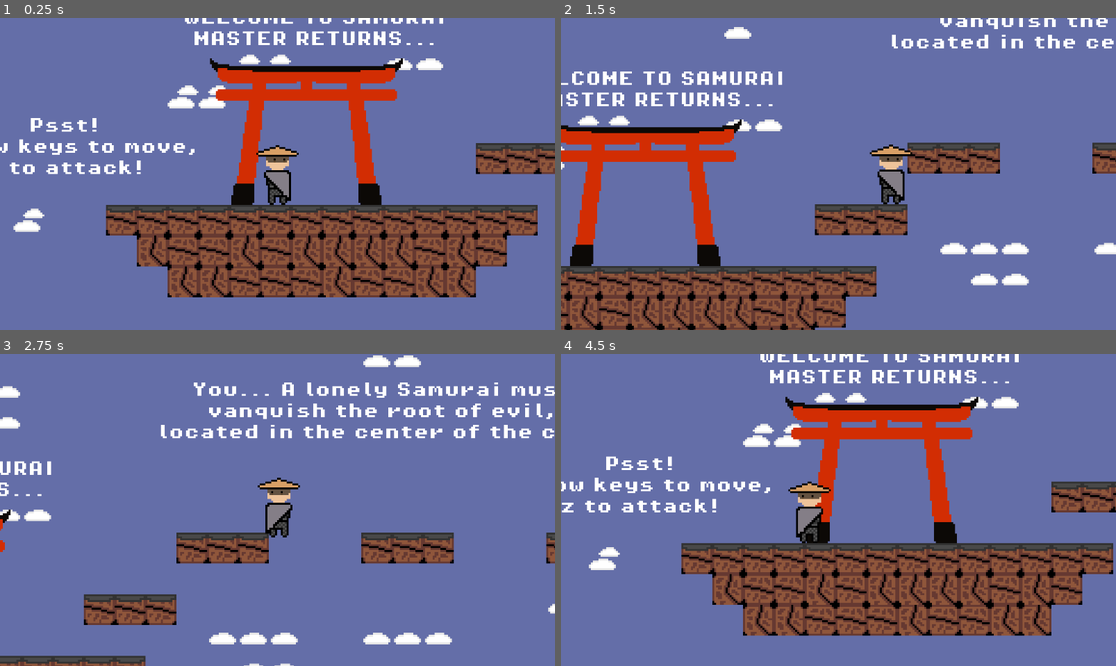
Above: before the commit, frames 1-4 (two rows, left to right).
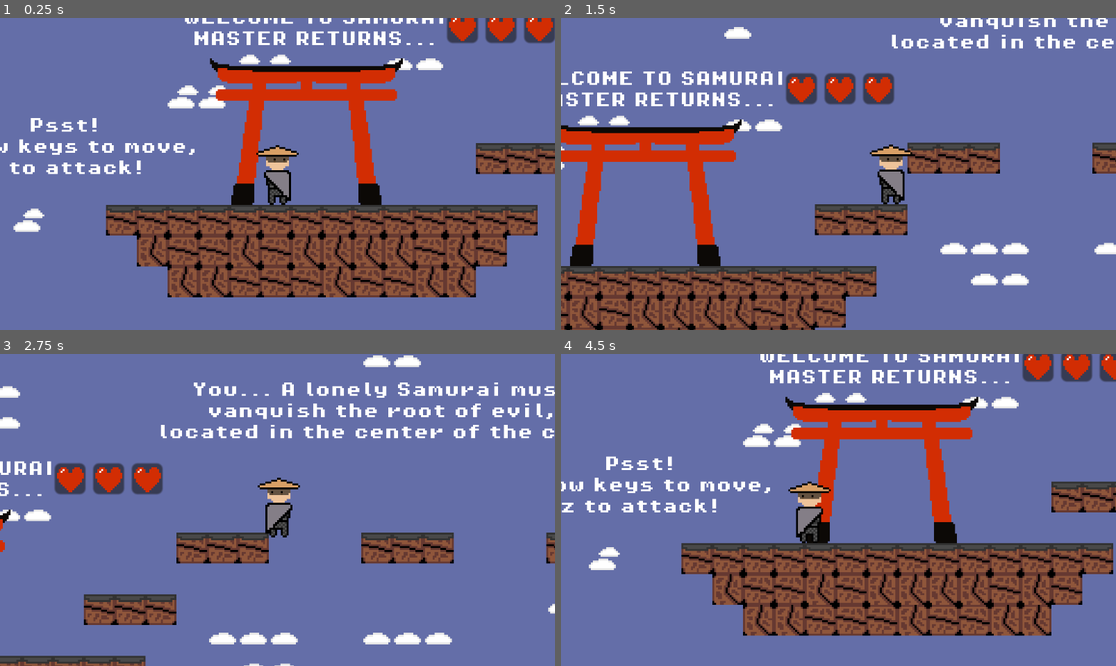
Above: after the commit, the same moments.

Repository: yeetboi-1010/Samurai-Master-Returns
Game: Godot game, scene res://scenes/game.tscn
Two runs of this game, one before a commit and one after it. Both use one fixed random seed, a clock stepped at 60 frames per second and the inputs below.
Inputs:
- Up to frame 1 (0.25 s): no input
- Up to frame 2 (1.5 s): tap Enter at 0.5 s; hold Right (move_right) from 0.53 s (still down); tap Space (jump) at 0.77 s
- Up to frame 3 (2.75 s): tap Space (jump) at 1.52 s; release Right (move_right) at 2.03 s; hold Left (move_left) from 2.03 s (still down)
- Up to frame 4 (4.5 s): release Left (move_left) at 2.78 s; hold Right (move_right) 2.78-4.28 s; tap Space (jump) at 3.02, 3.77 s; hold Left (move_left) from 4.28 s (still down)

The runs differ from the first frame. In frame 1, 1.4% of the frame differs, in the area x 80-100%, y 0-9%; in frame 2, 1.7%, in the area x 40-61%, y 17-28%; in frame 3, 1.7%; in frame 4, 1.3%.

Commit message:
HP finally works!
Just gotta set up hearts to display HP info now....

Diff:
--- a/project.godot
+++ b/project.godot
@@ -14,6 +14,10 @@
 run/main_scene="uid://uijj54p5k7ui"
 config/features=PackedStringArray("4.4", "Forward Plus")
 config/icon="res://icon.svg"
+
+[autoload]
+
+Global="*res://scripts/global.gd"
 
 [editor_plugins]
 
--- a/scenes/game.tscn
+++ b/scenes/game.tscn
@@ -1,10 +1,11 @@
-[gd_scene load_steps=10 format=3 uid="uid://uijj54p5k7ui"]
+[gd_scene load_steps=11 format=3 uid="uid://uijj54p5k7ui"]
 
 [ext_resource type="PackedScene" uid="uid://c76w3c7c1v8wn" path="res://scenes/player.tscn" id="1_uwrxv"]
 [ext_resource type="Texture2D" uid="uid://b4jm0kqowav6d" path="res://assets/sprites/ToriiGate.png" id="2_lnu2h"]
 [ext_resource type="Texture2D" uid="uid://c3jkpwyeeek0n" path="res://assets/sprites/StarterTiles-Sheet.png" id="2_yqjtg"]
 [ext_resource type="FontFile" uid="uid://xi4qw02ujuf7" path="res://assets/fonts/PixelOperator8-Bold.ttf" id="4_lbhrr"]
 [ext_resource type="PackedScene" uid="uid://lj3djtbh1o26" path="res://scenes/killzone.tscn" id="5_iywne"]
+[ext_resource type="PackedScene" uid="uid://0rq0lo7iw6v1" path="res://scenes/hearts_container.tscn" id="6_p57ef"]
 
 [sub_resource type="TileSetAtlasSource" id="TileSetAtlasSource_lnu2h"]
 texture = ExtResource("2_yqjtg")
@@ -120,3 +121,11 @@
 
 [node name="CollisionShape2D" type="CollisionShape2D" parent="Killzone"]
 shape = SubResource("WorldBoundaryShape2D_p57ef")
+
+[node name="HeartsContainer" parent="." instance=ExtResource("6_p57ef")]
+offset_left = -169.0
+offset_top = -100.0
+offset_right = -113.0
+offset_bottom = -84.0
+
+[connection signal="hp_reduction" from="Killzone" to="Player" method="_on_killzone_hp_reduction"]
--- /dev/null
+++ b/scenes/heart_health.tscn
@@ -0,0 +1,35 @@
+[gd_scene load_steps=5 format=3 uid="uid://d0pv24pnb817h"]
+
+[ext_resource type="Texture2D" uid="uid://ceedspeex6ta3" path="res://assets/sprites/HealthSprites/Heart-Sheet.png" id="1_iy8vh"]
+
+[sub_resource type="AtlasTexture" id="AtlasTexture_2fb0a"]
+atlas = ExtResource("1_iy8vh")
+region = Rect2(0, 0, 16, 16)
+
+[sub_resource type="AtlasTexture" id="AtlasTexture_v5gox"]
+atlas = ExtResource("1_iy8vh")
+region = Rect2(16, 0, 16, 16)
+
+[sub_resource type="SpriteFrames" id="SpriteFrames_3jxo0"]
+animations = [{
+"frames": [{
+"duration": 1.0,
+"texture": SubResource("AtlasTexture_2fb0a")
+}, {
+"duration": 1.0,
+"texture": SubResource("AtlasTexture_v5gox")
+}],
+"loop": true,
+"name": &"default",
+"speed": 1.5
+}]
+
+[node name="HeartHealth" type="Panel"]
+custom_minimum_size = Vector2(16, 16)
+offset_right = 16.0
+offset_bottom = 16.0
+
+[node name="HeartHealth" type="AnimatedSprite2D" parent="."]
+sprite_frames = SubResource("SpriteFrames_3jxo0")
+autoplay = "default"
+centered = false
--- /dev/null
+++ b/scenes/hearts_container.tscn
@@ -0,0 +1,19 @@
+[gd_scene load_steps=2 format=3 uid="uid://0rq0lo7iw6v1"]
+
+[ext_resource type="PackedScene" uid="uid://d0pv24pnb817h" path="res://scenes/heart_health.tscn" id="1_ie7yt"]
+
+[node name="HeartsContainer" type="HBoxContainer"]
+layout_direction = 3
+anchors_preset = 1
+anchor_left = 1.0
+anchor_right = 1.0
+grow_horizontal = 0
+
+[node name="HeartHealth" parent="." instance=ExtResource("1_ie7yt")]
+layout_mode = 2
+
+[node name="HeartHealth2" parent="." instance=ExtResource("1_ie7yt")]
+layout_mode = 2
+
+[node name="HeartHealth3" parent="." instance=ExtResource("1_ie7yt")]
+layout_mode = 2
--- a/scenes/killzone.tscn
+++ b/scenes/killzone.tscn
@@ -10,4 +10,5 @@
 one_shot = true
 
 [connection signal="body_entered" from="." to="." method="_on_body_entered"]
+[connection signal="hp_reduction" from="." to="." method="_on_hp_reduction"]
 [connection signal="timeout" from="Timer" to="." method="_on_timer_timeout"]
--- a/scenes/player.tscn
+++ b/scenes/player.tscn
@@ -147,6 +147,21 @@
 
 [sub_resource type="CapsuleShape2D" id="CapsuleShape2D_g2els"]
 radius = 7.0
+
+[sub_resource type="Animation" id="Animation_d2wvv"]
+length = 0.001
+tracks/0/type = "value"
+tracks/0/imported = false
+tracks/0/enabled = true
+tracks/0/path = NodePath("AnimatedSprite2D:frame")
+tracks/0/interp = 1
+tracks/0/loop_wrap = true
+tracks/0/keys = {
+"times": PackedFloat32Array(0),
+"transitions": PackedFloat32Array(1),
+"update": 1,
+"values": [13]
+}
 
 [sub_resource type="Animation" id="Animation_y4r1p"]
 resource_name = "attack"
@@ -164,21 +179,6 @@
 "values": [13, 14, 15]
 }
 
-[sub_resource type="Animation" id="Animation_d2wvv"]
-length = 0.001
-tracks/0/type = "value"
-tracks/0/imported = false
-tracks/0/enabled = true
-tracks/0/path = NodePath("AnimatedSprite2D:frame")
-tracks/0/interp = 1
-tracks/0/loop_wrap = true
-tracks/0/keys = {
-"times": PackedFloat32Array(0),
-"transitions": PackedFloat32Array(1),
-"update": 1,
-"values": [13]
-}
-
 [sub_resource type="AnimationLibrary" id="AnimationLibrary_3v2ag"]
 _data = {
 &"RESET": SubResource("Animation_d2wvv"),
--- /dev/null
+++ b/scripts/global.gd
@@ -0,0 +1,13 @@
+extends Node
+
+@export var max_health: int = 3
+@onready var current_health: int = max_health
+
+
+func global_hp_reduction() -> void:
+	current_health -= 1
+	print(current_health)
+
+	#set this for later for the game over screen
+	if current_health <= 0:
+		pass
--- a/scripts/killzone.gd
+++ b/scripts/killzone.gd
@@ -2,11 +2,17 @@
 
 @onready var timer: Timer = $Timer
 
+signal hp_reduction
+
 func _on_body_entered(body: Node2D) -> void:
 	print("You Died!")
+	emit_signal("hp_reduction")
 	Engine.time_scale = 0.5
 	timer.start()
 
 func _on_timer_timeout() -> void:
 	Engine.time_scale = 1
 	get_tree().reload_current_scene()
+
+func _ready():
+	connect("hp_reduction", Global.global_hp_reduction)
Binary file added: assets/sprites/HealthSprites/Heart-Sheet.png
Not shown, added: assets/sprites/HealthSprites/Heart-Sheet.png.import
Not shown, added: scripts/global.gd.uid
